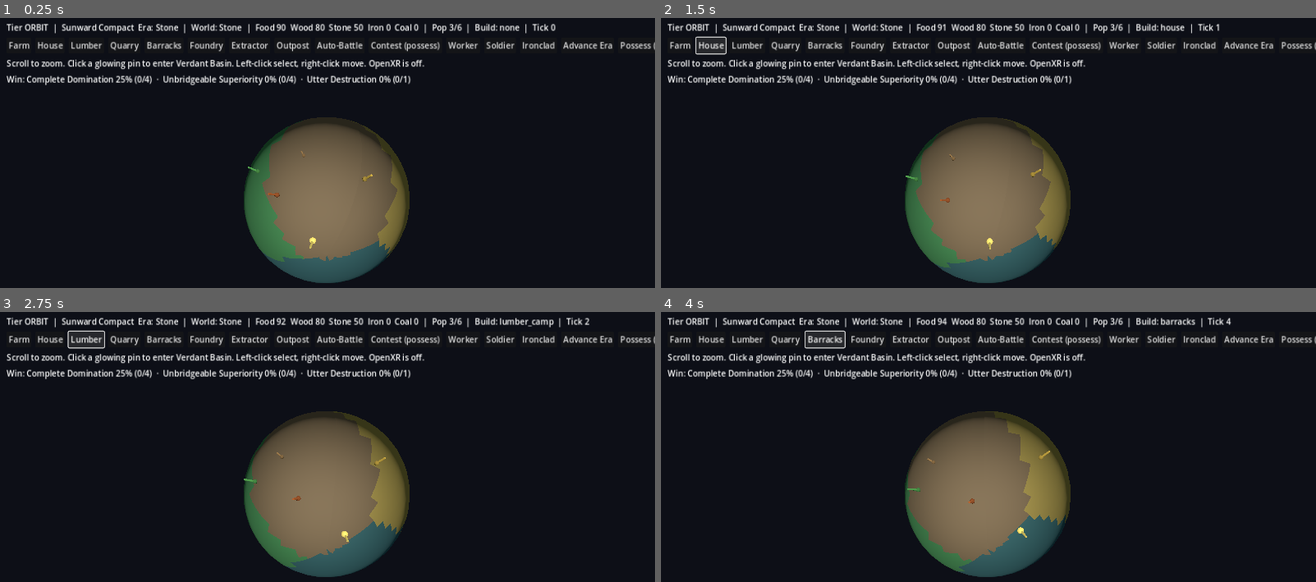
Above: before the commit, frames 1-4 (two rows, left to right).
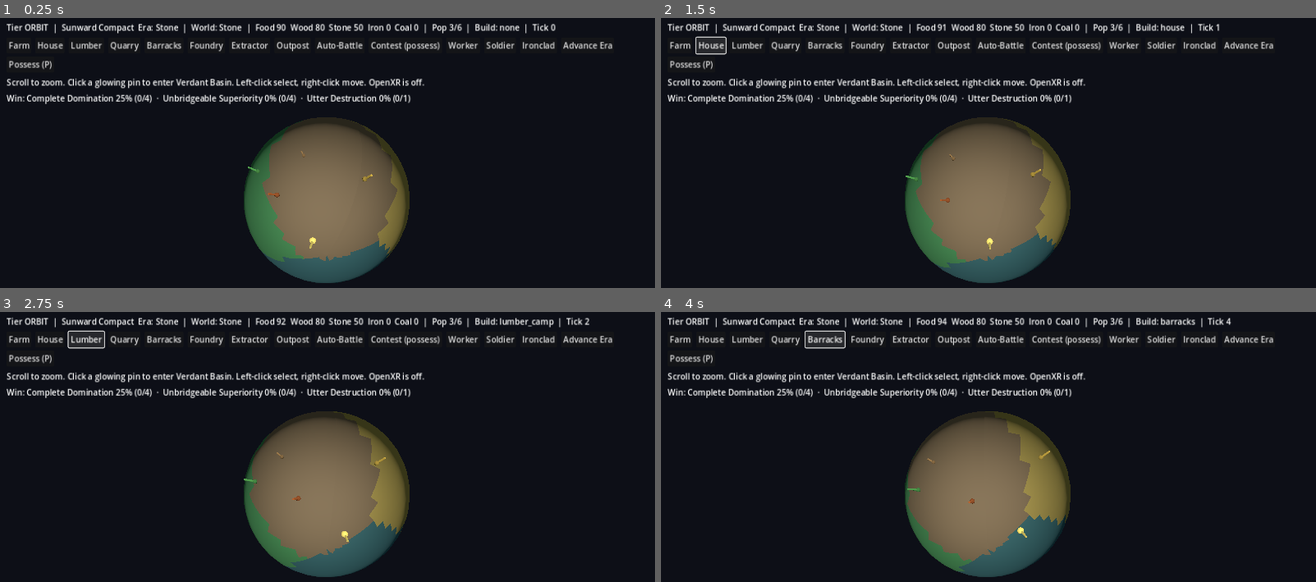
Above: after the commit, the same moments.

Repository: systematic-creator/Competitive-evolution-AGR
Game: Godot game, scene res://scenes/main_desktop.tscn
Same seed, same stepped clock (60 frames per second), same inputs: the game is played once before the commit and once after it.
Inputs:
- Up to frame 1 (0.25 s): no input
- Up to frame 2 (1.5 s): click "Farm" at 0.5 s; click "House" at 1.25 s
- Up to frame 3 (2.75 s): click "Lumber" at 2 s
- Up to frame 4 (4 s): click "Quarry" at 2.75 s; click "Barracks" at 3.5 s

The runs differ from the first frame. In frame 1, 3.9% of the frame differs, in the area x 1-100%, y 8-32%; in frame 2, 3.9%; in frame 3, 3.9%; in frame 4, 3.9%.

Commit message:
Add Android export preset and touch input for phones
- Android preset: debug APK without Gradle, arm64-v8a, landscape
- Compatibility (GLES3) renderer on mobile for wider device support
- Mobile-only touch: pinch zoom and one-finger orbit on DesktopRig; tap to
  select, then tap ground/node to move or gather in RtsController (taps on
  HUD buttons are ignored by the world)
- HUD buttons wrap (HFlowContainer) so they fit phone screens
- TESTING.md: how to export and the touch controls

Co-Authored-By: Claude Opus 5.5 <noreply@anthropic.com>
Claude-Session: https://claude.ai/code/session_015JF5WEeg65Ye5VS5kHNTvv

Diff:
--- a/project.godot
+++ b/project.godot
@@ -35,7 +35,7 @@
 window/size/viewport_height=720
 window/stretch/mode="canvas_items"
 window/stretch/aspect="expand"
-window/handheld/orientation=1
+window/handheld/orientation=4
 
 [input_devices]
 
@@ -44,6 +44,7 @@
 [rendering]
 
 renderer/rendering_method="mobile"
+renderer/rendering_method.mobile="gl_compatibility"
 textures/vram_compression/import_etc2_astc=true
 
 [xr]
--- a/scripts/camera/desktop_rig.gd
+++ b/scripts/camera/desktop_rig.gd
@@ -15,6 +15,11 @@
 var auto_zoom_to: float = -1.0
 var third_person: bool = false
 var frozen: bool = false
+## Touch stand-in for the scroll wheel / middle drag (mobile builds only):
+## pinch = distance, one-finger drag = orbit.
+var touch_enabled: bool = OS.has_feature("mobile")
+var _touches: Dictionary = {}
+var _pinch_last: float = -1.0
 
 
 func _ready() -> void:
@@ -30,6 +35,11 @@
 
 func _unhandled_input(event: InputEvent) -> void:
 	if third_person:
+		_touches.clear()
+		_pinch_last = -1.0
+		return
+	if touch_enabled and (event is InputEventScreenTouch or event is InputEventScreenDrag):
+		_handle_touch(event)
 		return
 	if event is InputEventMouseButton:
 		var mouse: InputEventMouseButton = event
@@ -72,3 +82,33 @@
 	) * distance
 	camera.position = offset
 	camera.look_at(global_position, Vector3.UP)
+
+
+func _handle_touch(event: InputEvent) -> void:
+	if event is InputEventScreenTouch:
+		var touch: InputEventScreenTouch = event
+		if touch.pressed:
+			_touches[touch.index] = touch.position
+		else:
+			_touches.erase(touch.index)
+		_pinch_last = _pinch_span()
+		return
+	var drag: InputEventScreenDrag = event
+	_touches[drag.index] = drag.position
+	if _touches.size() >= 2:
+		var span: float = _pinch_span()
+		if _pinch_last > 1.0 and span > 1.0:
+			# Fingers apart = move closer (like scrolling in).
+			_target_distance = clampf(_target_distance * (_pinch_last / span), min_distance, max_distance)
+			auto_zoom_to = -1.0
+		_pinch_last = span
+	elif _touches.size() == 1:
+		yaw -= drag.relative.x * 0.006
+		pitch = clampf(pitch + drag.relative.y * 0.006, 0.15, 1.35)
+
+
+func _pinch_span() -> float:
+	if _touches.size() < 2:
+		return -1.0
+	var points: Array = _touches.values()
+	return (points[0] as Vector2).distance_to(points[1] as Vector2)
--- a/scripts/desktop/rts_controller.gd
+++ b/scripts/desktop/rts_controller.gd
@@ -8,6 +8,13 @@
 var skirmish: SkirmishPossessionController
 var selected_unit_id: int = -1
 var _possessed_id: int = -1
+## Mobile builds: a short single-finger tap selects a unit, or orders the
+## selected unit to the tapped ground / resource node (no right button on touch).
+var touch_enabled: bool = OS.has_feature("mobile")
+const TAP_SLOP_PX: float = 24.0
+var _touch_count: int = 0
+var _tap_start: Vector2 = Vector2.ZERO
+var _tap_valid: bool = false
 
 
 func _unhandled_input(event: InputEvent) -> void:
@@ -34,30 +41,74 @@
 			return
 	if GameState.current_zoom_tier == GameState.ZoomTier.THIRD_PERSON:
 		return
+	if touch_enabled:
+		_handle_touch(event)
+		return
 	if not (event is InputEventMouseButton and event.pressed):
 		return
+	var mouse: InputEventMouseButton = event
+	if mouse.button_index == MOUSE_BUTTON_LEFT:
+		_primary_at(mouse.position, false)
+	elif mouse.button_index == MOUSE_BUTTON_RIGHT:
+		_order_at(mouse.position)
+
+
+## Left click / tap: place a pending building, else select a unit. On touch,
+## tapping empty ground with a unit selected issues the move/gather order.
+func _primary_at(screen: Vector2, is_tap: bool) -> void:
 	if GameState.current_zoom_tier < GameState.ZoomTier.RTS and hud.pending_build_type() == &"":
 		return
-	var mouse: InputEventMouseButton = event
-	var hit: Dictionary = _ray(mouse.position)
+	var hit: Dictionary = _ray(screen)
 	if hit.is_empty():
 		return
 	var point: Vector3 = hit["position"] as Vector3
-	if mouse.button_index == MOUSE_BUTTON_LEFT:
-		if hud != null and hud.pending_build_type() != &"":
-			var cell: Vector2i = GameState.world.playable.world_to_cell(point)
-			GameState.commands.place_building(GameState.get_player_faction_id(), hud.pending_build_type(), cell)
-			hud.clear_build()
-			return
-		var unit: SimUnit = _unit_near(point, GameState.get_player_faction_id())
-		if unit != null:
-			selected_unit_id = unit.id
-	elif mouse.button_index == MOUSE_BUTTON_RIGHT and selected_unit_id >= 0:
-		var node: SimResourceNode = _node_near(point)
-		if node != null:
-			GameState.commands.assign_gather(selected_unit_id, node.node_id)
+	if hud != null and hud.pending_build_type() != &"":
+		var cell: Vector2i = GameState.world.playable.world_to_cell(point)
+		GameState.commands.place_building(GameState.get_player_faction_id(), hud.pending_build_type(), cell)
+		hud.clear_build()
+		return
+	var unit: SimUnit = _unit_near(point, GameState.get_player_faction_id())
+	if unit != null:
+		selected_unit_id = unit.id
+	elif is_tap:
+		_order_at(screen)
+
+
+## Right click (or a touch tap on the ground): move or gather.
+func _order_at(screen: Vector2) -> void:
+	if selected_unit_id < 0 or GameState.current_zoom_tier < GameState.ZoomTier.RTS:
+		return
+	var hit: Dictionary = _ray(screen)
+	if hit.is_empty():
+		return
+	var point: Vector3 = hit["position"] as Vector3
+	var node: SimResourceNode = _node_near(point)
+	if node != null:
+		GameState.commands.assign_gather(selected_unit_id, node.node_id)
+	else:
+		GameState.commands.move_unit(selected_unit_id, Vector3(point.x, 0.0, point.z))
+
+
+func _handle_touch(event: InputEvent) -> void:
+	if event is InputEventScreenTouch:
+		var touch: InputEventScreenTouch = event
+		if touch.pressed:
+			_touch_count += 1
+			if _touch_count == 1:
+				_tap_start = touch.position
+				_tap_valid = true
+			else:
+				_tap_valid = false  # pinch, not a tap
 		else:
-			GameState.commands.move_unit(selected_unit_id, Vector3(point.x, 0.0, point.z))
+			_touch_count = maxi(0, _touch_count - 1)
+			if _tap_valid and _touch_count == 0:
+				_tap_valid = false
+				if hud == null or not hud.is_over_ui(touch.position):
+					_primary_at(touch.position, true)
+	elif event is InputEventScreenDrag:
+		var drag: InputEventScreenDrag = event
+		if drag.position.distance_to(_tap_start) > TAP_SLOP_PX:
+			_tap_valid = false  # orbit drag, not a tap
 
 
 func _process(delta: float) -> void:
--- a/scripts/ui/desktop_hud.gd
+++ b/scripts/ui/desktop_hud.gd
@@ -6,6 +6,7 @@
 var _log: Label
 var _victory: Label
 var _build_type: StringName = &""
+var _buttons: HFlowContainer
 
 
 func _ready() -> void:
@@ -22,8 +23,10 @@
 	_status = Label.new()
 	_status.autowrap_mode = TextServer.AUTOWRAP_WORD_SMART
 	col.add_child(_status)
-	var buttons := HBoxContainer.new()
-	buttons.add_theme_constant_override("separation", 8)
+	var buttons := HFlowContainer.new()
+	_buttons = buttons
+	buttons.add_theme_constant_override("h_separation", 8)
+	buttons.add_theme_constant_override("v_separation", 6)
 	col.add_child(buttons)
 	_add_btn(buttons, "Farm", func() -> void: _select_build(SimIds.FARM))
 	_add_btn(buttons, "House", func() -> void: _select_build(SimIds.HOUSE))
@@ -53,6 +56,18 @@
 	EventBus.victory_progress.connect(func(_a: StringName, _b: StringName, _c: float, _d: int, _e: int) -> void: _refresh())
 	EventBus.victory_achieved.connect(func(_a: StringName, _b: StringName, _c: WinConditionData) -> void: _refresh())
 	_refresh()
+
+
+## True if a screen position lands on a HUD button (so touch taps there are
+## not also treated as taps on the world behind the HUD).
+func is_over_ui(screen_position: Vector2) -> bool:
+	if _buttons == null:
+		return false
+	for child: Node in _buttons.get_children():
+		var control: Control = child as Control
+		if control != null and control.visible and control.get_global_rect().has_point(screen_position):
+			return true
+	return false
 
 
 func show_message(text: String) -> void:
Not shown, added: export_presets.cfg
Not shown, changed: TESTING.md
